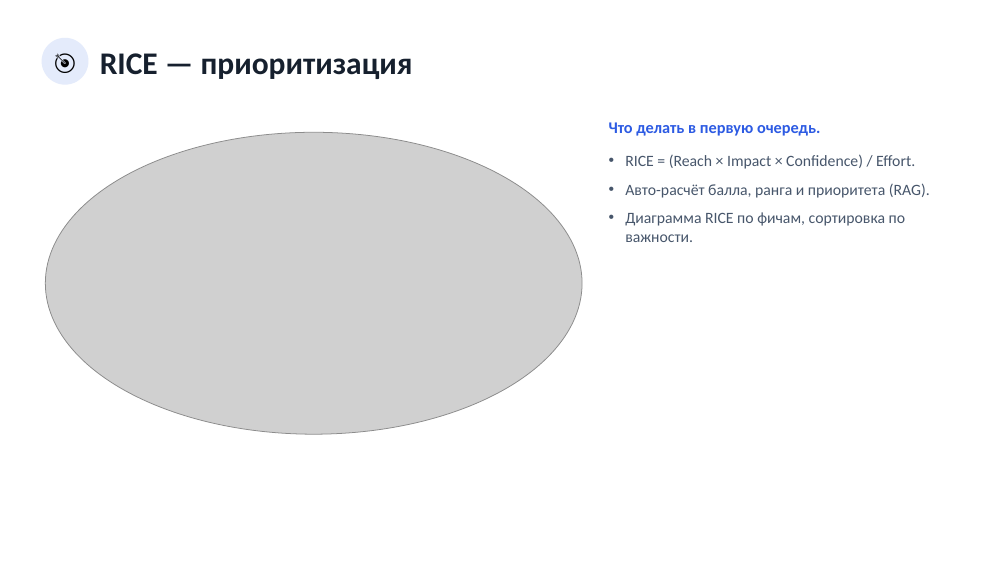
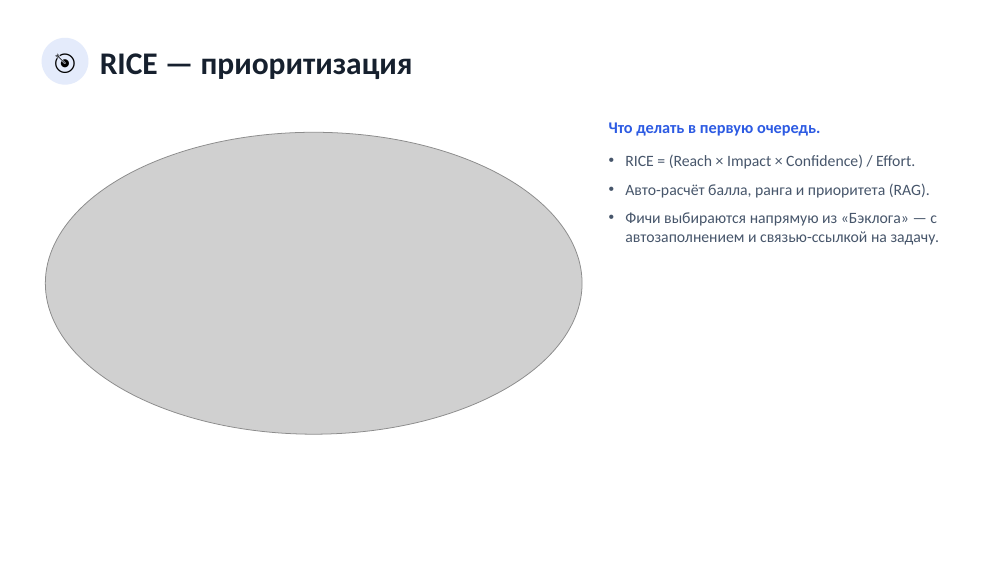
Before and after one commit to neoandrey1985/Planirovanie, a slide deck: slide 6 of Презентация_приложения.pptx. Drawn at 1008x567 pixels with LibreOffice and Linux fonts; fonts in the diff are those of the drawing; grey boxes stand for pictures. Boxes give left, top, right and bottom in pixels: in the first picture for what was removed or moved away, otherwise in the second. Text is boxed around its words. In the diff, an @@ line names an element or a change of style, - is before the commit and + after.

```diff
--- a/Презентация_приложения.pptx
+++ b/Презентация_приложения.pptx
@@ text at (625, 212, 940, 245): text changed @@
-• Диаграмма RICE по фичам, сортировка по важности.
+• Фичи выбираются напрямую из «Бэклога» — с автозаполнением и связью-ссылкой на задачу.
```
Also in this commit, not shown: 1 other slide changed, 11 other files.
